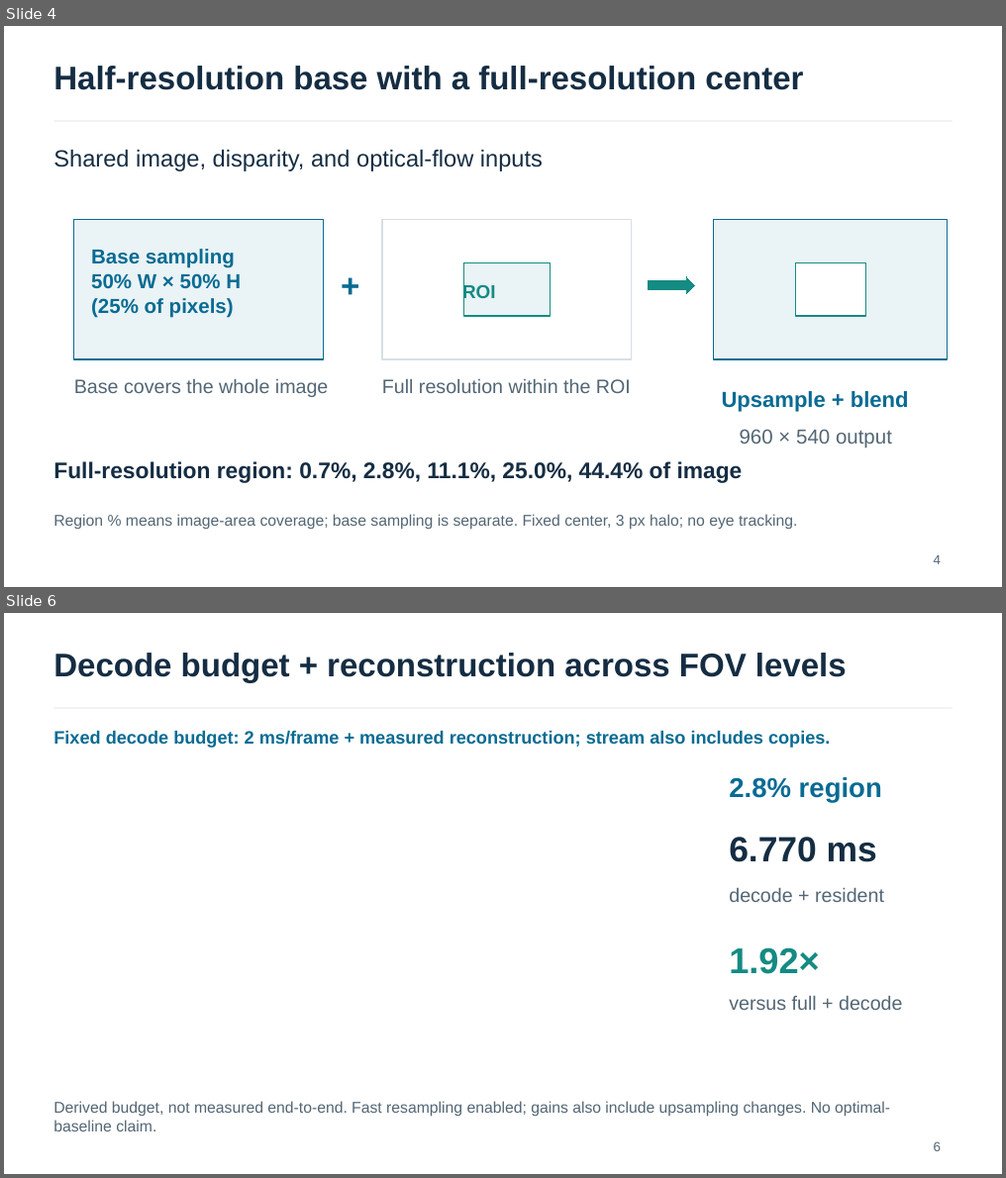
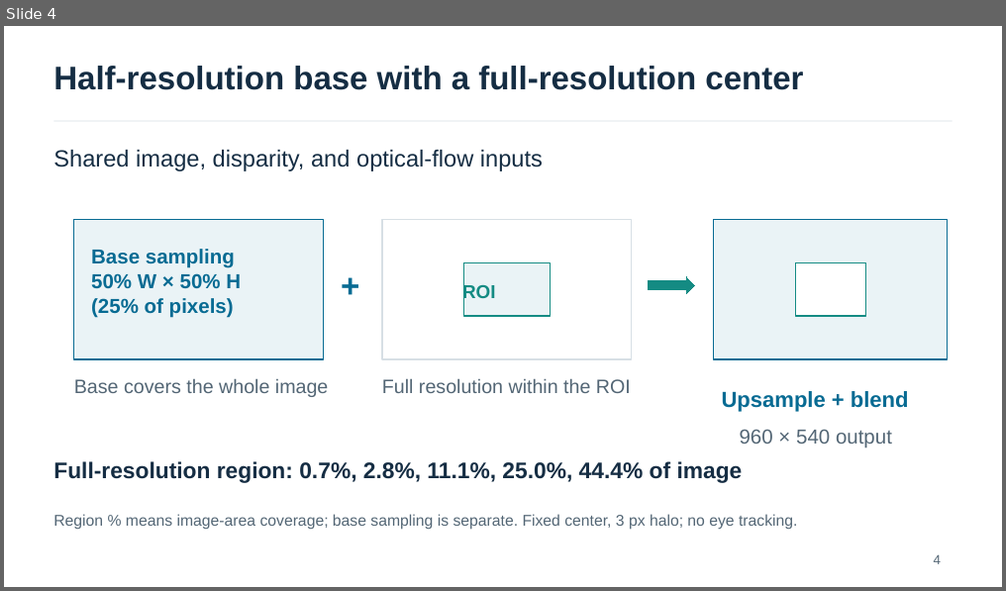
Before and after one commit to yingtian991221/stereo-eye-reconstruction, a slide deck: presentations/weekly_20261029/weekly_20261029_english_30w.pptx. Shown one above the other, each under a label of ours: slides 4 and 6 before the commit, slide 4 after it; the slides between them are not shown. The pictures are 1006x1178 and 1006x591 pixels, drawn with LibreOffice and Linux fonts; fonts in the diff are those of the drawing. Boxes give left, top, right and bottom in pixels: in the first picture for what was removed or moved away, otherwise in the second. Text is boxed around its words. In the diff, an @@ line names an element or a change of style, - is before the commit and + after.

```diff
--- a/presentations/weekly_20261029/weekly_20261029_english_30w.pptx
+++ b/presentations/weekly_20261029/weekly_20261029_english_30w.pptx
@@ slide 6 removed at [4, 613, 1002, 1174], background #FFFFFF @@
@@ text removed at [54, 653, 846, 683] @@
-Decode budget + reconstruction across FOV levels
@@ text removed at [54, 731, 830, 748] @@
-Fixed decode budget: 2 ms/frame + measured reconstruction; stream also includes copies.
@@ line removed from (54, 708) to (952, 708) @@
@@ text removed at [729, 777, 882, 803] @@
-2.8% region
@@ text removed at [729, 837, 877, 862] @@
-6.770 ms
@@ text removed at [729, 887, 884, 902] @@
-decode + resident
@@ text removed at [729, 948, 819, 974] @@
-1.92×
@@ text removed at [729, 995, 902, 1010] @@
-versus full + decode
@@ text removed at [54, 1101, 890, 1132] @@
-Derived budget, not measured end-to-end. Fast resampling enabled; gains also include upsampling changes. No optimal-baseline claim.
@@ text removed at [934, 1142, 941, 1152] @@
-6
```
Also in this commit, not shown: 2 slides changed, 2 slides added, 2 other slides removed, 5 other files.
